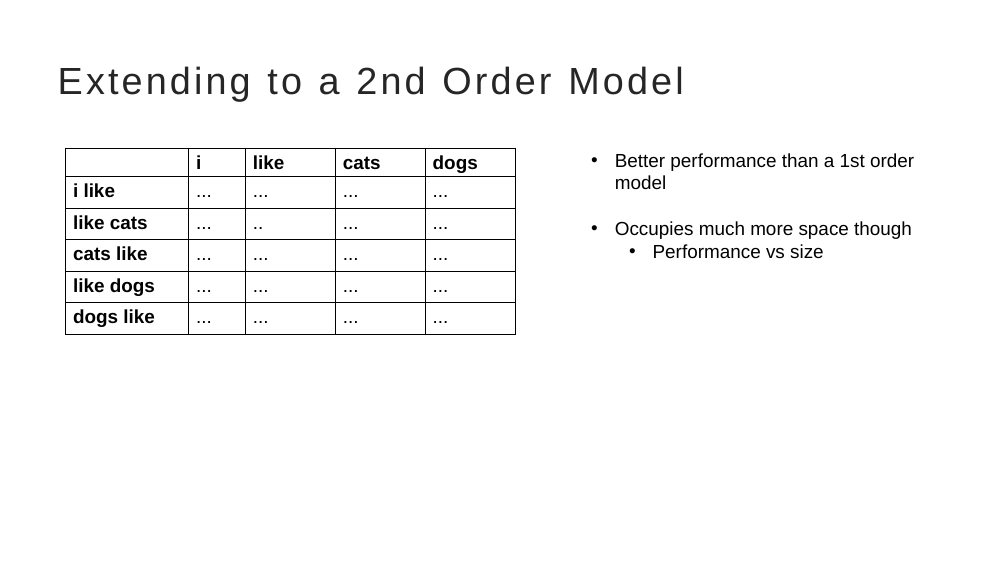
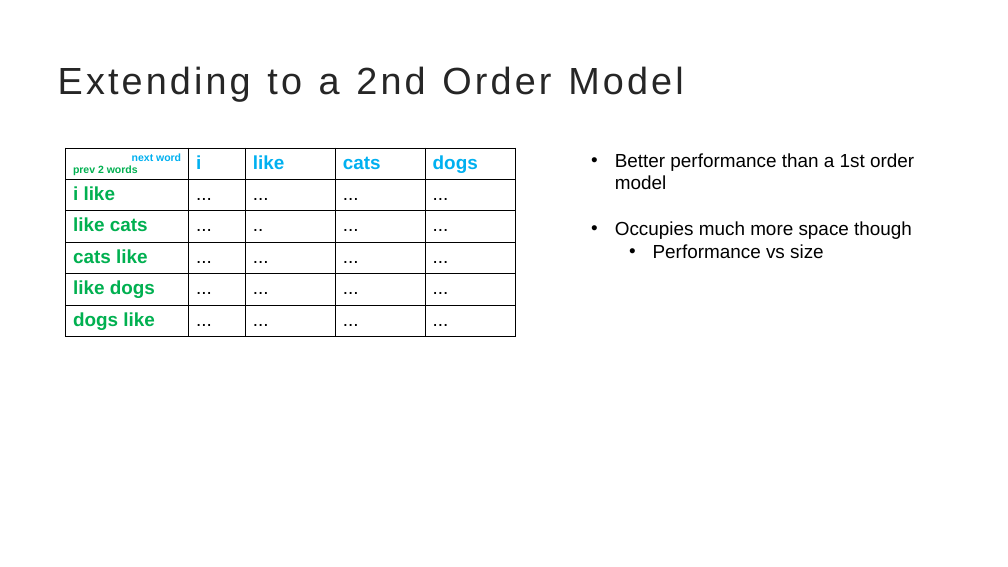
Before and after one commit to brinda-25/workshop, a slide deck: slide 6 of Day4/markov/next_word_prediction.pptx. Drawn at 1008x567 pixels with LibreOffice and Linux fonts; fonts in the diff are those of the drawing. Boxes give left, top, right and bottom in pixels: in the first picture for what was removed or moved away, otherwise in the second. Text is boxed around its words. In the diff, an @@ line names an element or a change of style, - is before the commit and + after.

```diff
--- a/Day4/markov/next_word_prediction.pptx
+++ b/Day4/markov/next_word_prediction.pptx
@@ table at (66,148,516,336) @@
-row 1, column 1: 
+row 1, column 1: next word / prev 2 words
@@ text colour #000000 to #00B0F0 in "i", "like", "cats", "dogs" @@
@@ text colour #000000 to #00B050 in "i like", "like cats", "cats like", "like dogs" and 1 more places @@
```
Also in this commit, not shown: 5 other slides changed, 1 other file.
